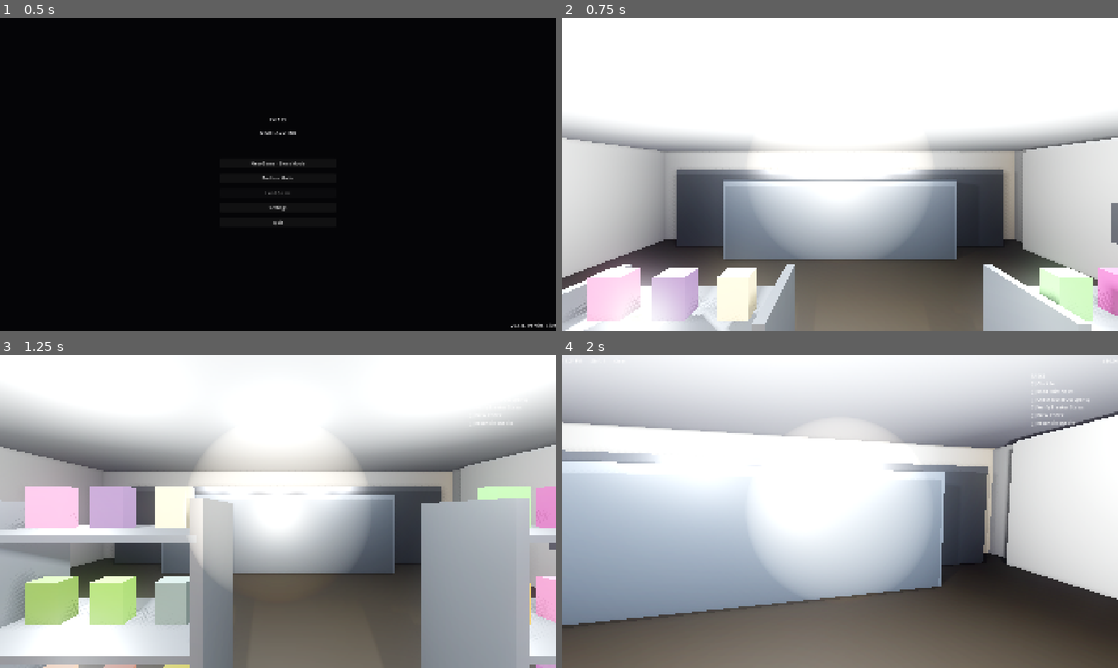
Above: before the commit, frames 1-4 (two rows, left to right).
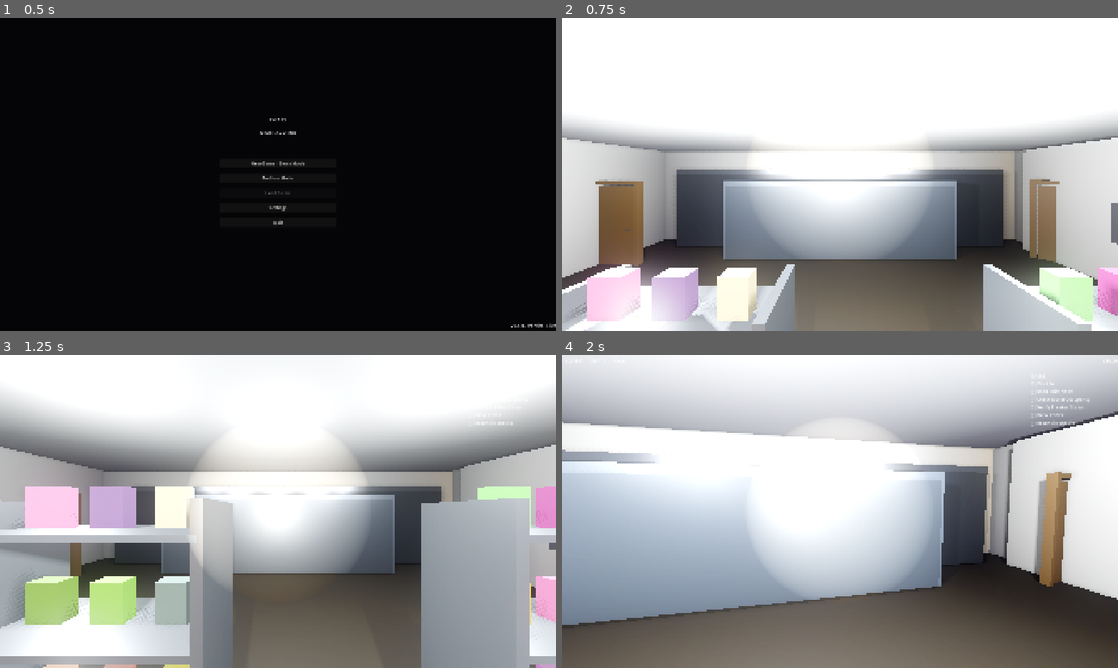
Above: after the commit, the same moments.

Repository: dolfrizzlersigma-crypto/e
Game: Godot game, scene res://scenes/ui/main_menu.tscn
Same seed, same stepped clock (60 frames per second), same inputs: the game is played once before the commit and once after it.
Inputs (mouse positions are in pixels of both pictures, inside the frame that each line leads up to):
- Up to frame 1 (0.5 s): no input
- Up to frame 2 (0.75 s): click "New Game - Story Mode" at 0.5 s
- Up to frame 3 (1.25 s): no input
- Up to frame 4 (2 s): move the mouse to (867, 511) at 1.27 s; hold W (move_forward) from 1.28 s (still down); hold E (interact) from 1.28 s (still down); click (867, 511) at 1.42 s

Frame 1 is identical in both runs. In frame 2, 3.3% of the frame differs, in the area x 6-90%, y 51-80%; in frame 3, 0.3%; in frame 4, 1.8%.
Error before the commit: Parse Error: Cannot infer the type of "to_player" variable because the value doesn't have a set type. (res://scripts/systems/door_system.gd:80)

Commit message:
Fix door script parse error and robust interactable lookup
Agent-Logs-Url: https://github.com/dolfrizzlersigma-crypto/e/sessions/0135d7a0-ec54-4faa-a3dd-82d2f6bf92a2

Co-authored-by: dolfrizzlersigma-crypto <269368616+dolfrizzlersigma-crypto@users.noreply.github.com>

Diff:
--- a/project/scripts/player/player_controller.gd
+++ b/project/scripts/player/player_controller.gd
@@ -269,17 +269,17 @@
 
 func _try_interact() -> void:
 	if interact_ray.is_colliding():
-		var collider := interact_ray.get_collider()
-		if collider and collider.has_method("interact"):
-			collider.interact(self)
-			interacted_with.emit(collider)
+		var target := _find_interactable_target(interact_ray.get_collider())
+		if target and target.has_method("interact"):
+			target.interact(self)
+			interacted_with.emit(target)
 
 
 func _update_interaction_highlight() -> void:
 	var new_target: Node = null
 
 	if interact_ray.is_colliding():
-		var collider := interact_ray.get_collider()
+		var collider := _find_interactable_target(interact_ray.get_collider())
 		if collider and collider.has_method("interact"):
 			var distance := global_position.distance_to(interact_ray.get_collision_point())
 			if distance <= highlight_distance:
@@ -301,6 +301,19 @@
 	camera.fov = base_fov
 
 
+func _find_interactable_target(collider: Object) -> Node:
+	if not (collider is Node):
+		return null
+
+	var current: Node = collider as Node
+	while current:
+		if current.has_method("interact"):
+			return current
+		current = current.get_parent()
+
+	return null
+
+
 func _on_settings_changed(category: String) -> void:
 	if category == "controls" or category == "graphics":
 		_apply_control_settings()
--- a/project/scripts/systems/door_system.gd
+++ b/project/scripts/systems/door_system.gd
@@ -63,11 +63,14 @@
 	if is_open:
 		close_door()
 	else:
-		open_door(player)
+		if player is Node3D:
+			open_door(player as Node3D)
+		else:
+			open_door()
 
 
 ## Open the door.
-func open_door(player: Node = null) -> void:
+func open_door(player: Node3D = null) -> void:
 	if is_open or is_locked:
 		return
 
@@ -77,7 +80,7 @@
 	# Determine open direction based on player position
 	var open_dir := 1.0
 	if player:
-		var to_player := player.global_position - global_position
+		var to_player: Vector3 = player.global_position - global_position
 		var door_forward := global_transform.basis.z
 		if to_player.dot(door_forward) < 0:
 			open_dir = -1.0
@@ -140,7 +143,10 @@
 	# Check if player has the required key
 	if _player_has_item(player, required_key):
 		unlock()
-		open_door(player)
+		if player is Node3D:
+			open_door(player as Node3D)
+		else:
+			open_door()
 		DialogueManager.show_subtitle("Mara", "Got it.")
 	else:
 		access_denied.emit(door_id, "Requires: " + required_key)
--- a/project/scripts/ui/hud.gd
+++ b/project/scripts/ui/hud.gd
@@ -151,7 +151,7 @@
 	choice_panel.visible = false
 
 
-func _on_objective_added(objective: Dictionary) -> void:
+func _on_objective_added(_objective: Dictionary) -> void:
 	_refresh_objective_list()
 
 
